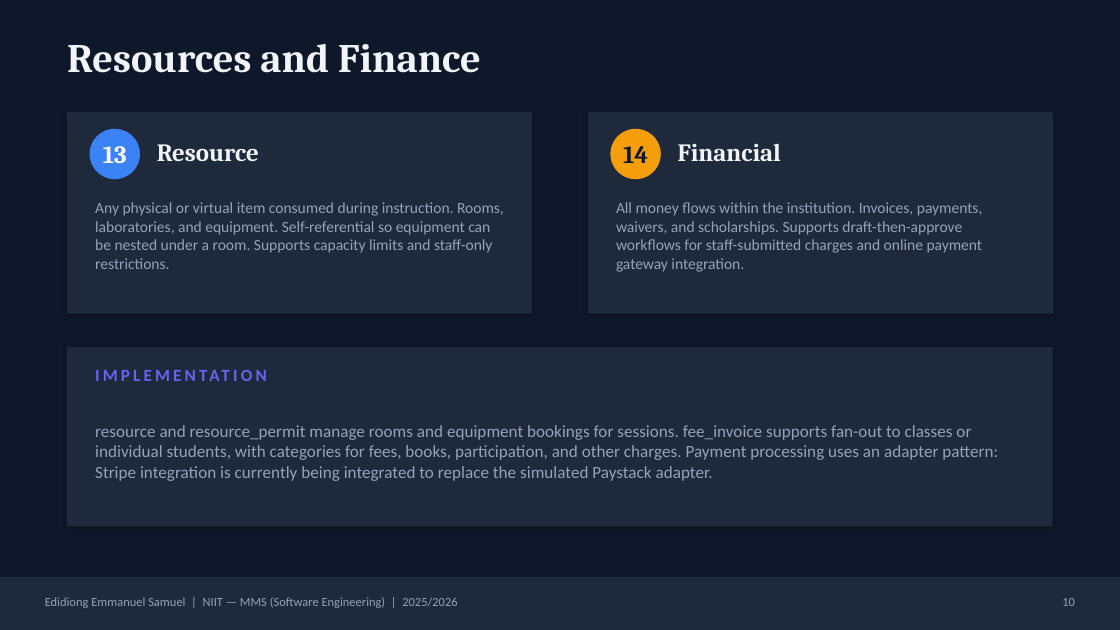
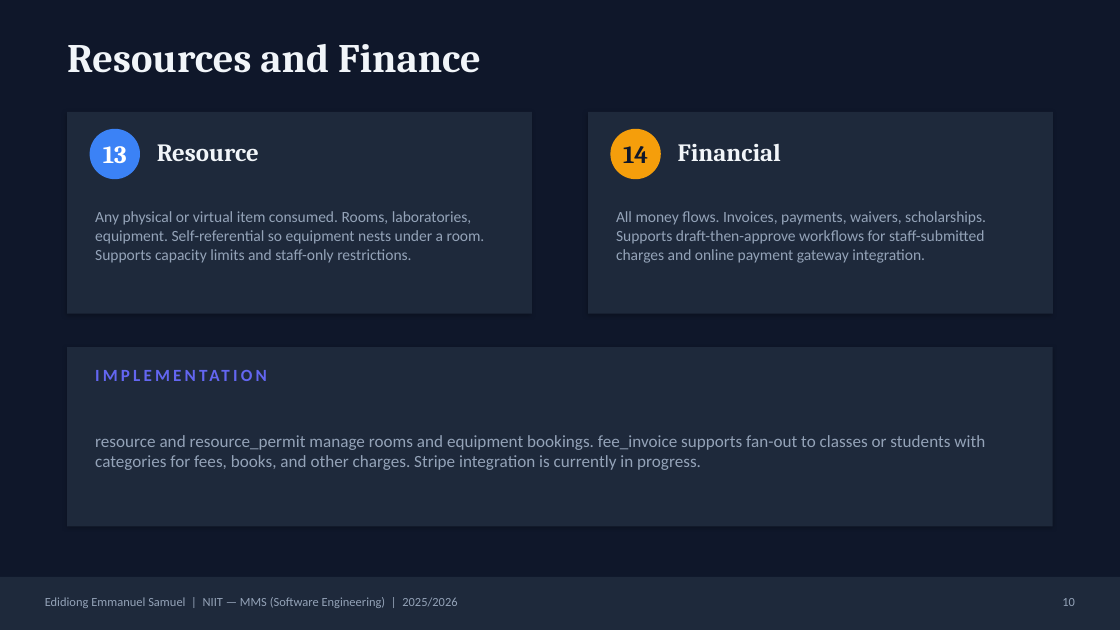
Before and after one commit to Deushomo1st/SchoolHub, a slide deck: slide 10 of docs/School Management Software.pptx. Drawn at 1120x630 pixels with LibreOffice and Linux fonts; fonts in the diff are those of the drawing. Boxes give left, top, right and bottom in pixels: in the first picture for what was removed or moved away, otherwise in the second. Text is boxed around its words. In the diff, an @@ line names an element or a change of style, - is before the commit and + after.

```diff
--- a/docs/School Management Software.pptx
+++ b/docs/School Management Software.pptx
@@ text at bbox=[95, 211, 485, 263]: text changed @@
-Any physical or virtual item consumed during instruction. Rooms, laboratories, and equipment. Self-referential so equipment can be nested under a room. Supports capacity limits and staff-only restrictions.
+Any physical or virtual item consumed. Rooms, laboratories, equipment. Self-referential so equipment nests under a room. Supports capacity limits and staff-only restrictions.
@@ text at bbox=[616, 211, 986, 263]: text changed @@
-All money flows within the institution. Invoices, payments, waivers, and scholarships. Supports draft-then-approve workflows for staff-submitted charges and online payment gateway integration.
+All money flows. Invoices, payments, waivers, scholarships. Supports draft-then-approve workflows for staff-submitted charges and online payment gateway integration.
@@ text at bbox=[95, 435, 985, 470]: text changed @@
-resource and resource_permit manage rooms and equipment bookings for sessions. fee_invoice supports fan-out to classes or individual students, with categories for fees, books, participation, and other charges. Payment processing uses an adapter pattern: Stripe integration is currently being integrated to replace the simulated Paystack adapter.
+resource and resource_permit manage rooms and equipment bookings. fee_invoice supports fan-out to classes or students with categories for fees, books, and other charges. Stripe integration is currently in progress.
```
Also in this commit, not shown: 12 other slides changed, 1 slide added, 25 other files.
